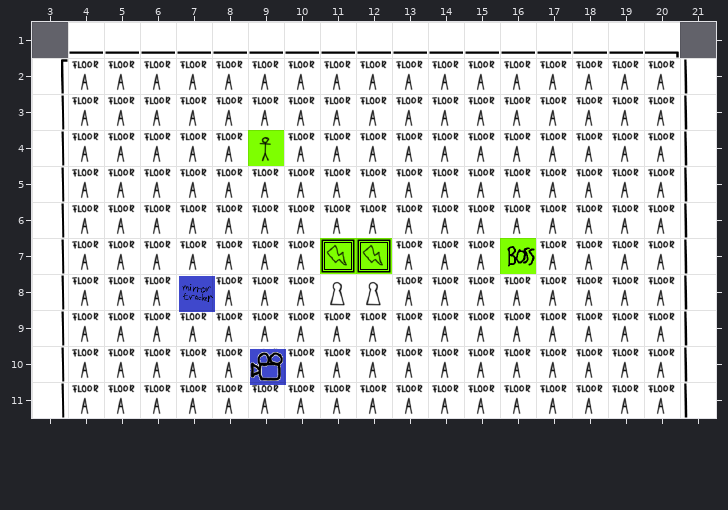
Tiled map, stored at assets/levels/BossLevel.tmx. Above is the file before it was changed.
Cells are 64x64 px. Shown: x 3..21, y 1..11.
The result:
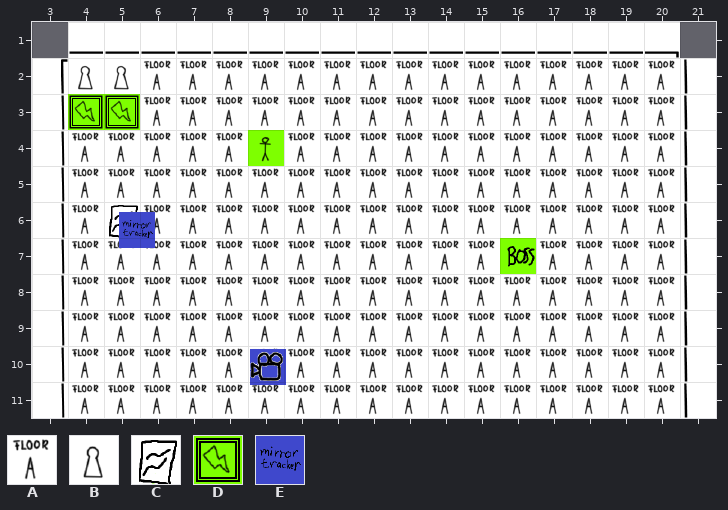
Key: from "Tileset": A 0, B 5, C 7, D 33, E 65.
_ is an empty cell, . an unchanged one.
Objects are placed by their top-left corner, in cells (3,4 is the top-left corner of cell 3,4); size is 1x1 cell unless given.
The edit:
--- layer "Tile Layer 1"
@@ x 4..5 @@
- 2 AA
+ 2 BB
@@ x 5..5 @@
- 6 A
+ 6 C
@@ x 7..12 @@
- 8 C...BB
+ 8 A...AA
--- layer "Tile Layer 2"
@@ x 4..5 @@
- 3 __
+ 3 DD
@@ x 11..12 @@
- 7 DD
+ 7 __
--- layer "Object Layer 1"
+E at 5.4,6.3
-E at 7.1,8
